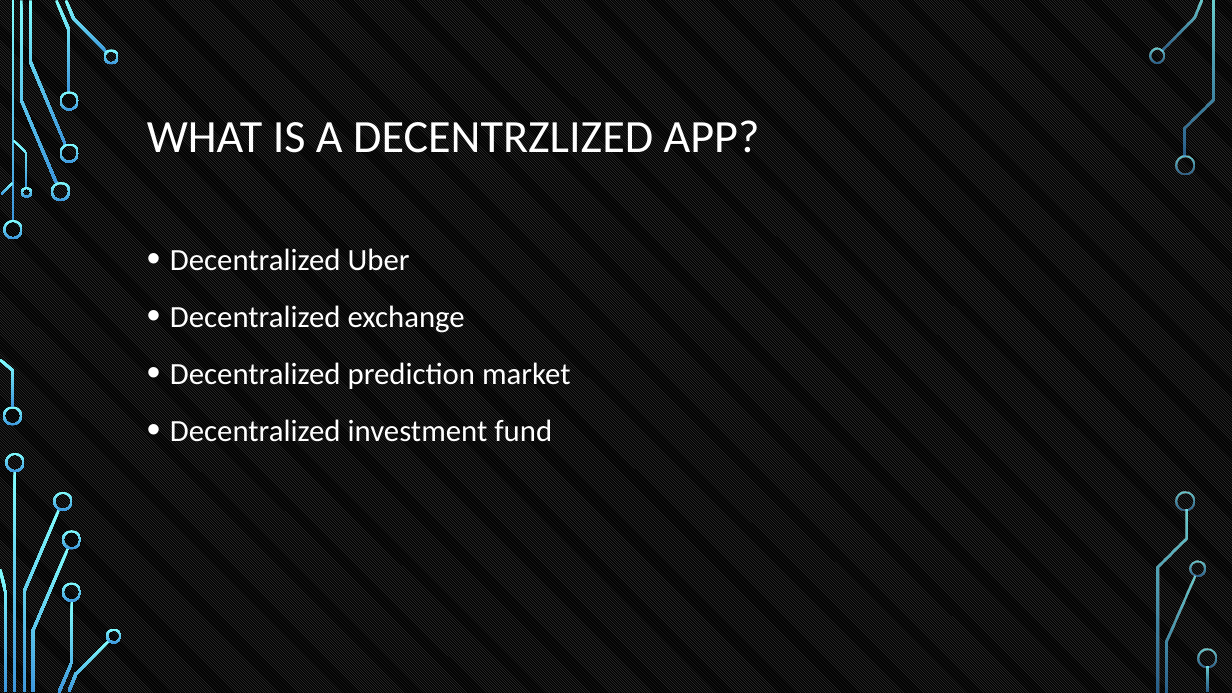
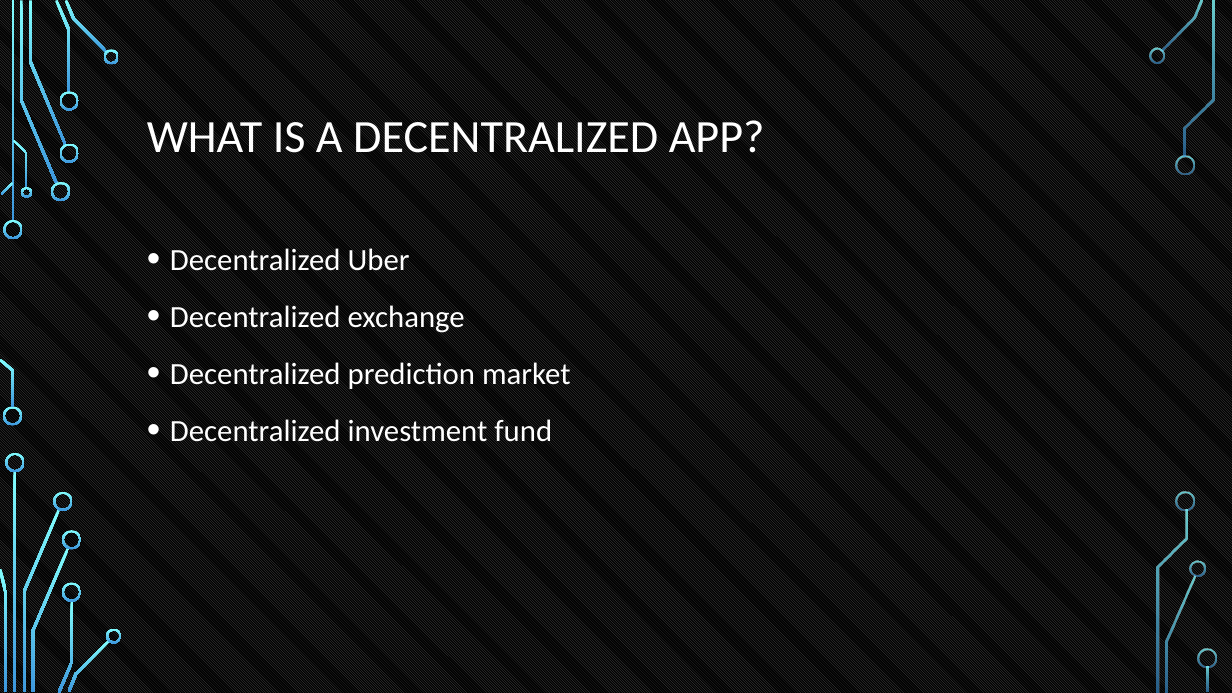
Before and after one commit to tokenika/tokenika.github.io, a slide deck: slide 23 of WarsawBlock.pptx. Drawn at 1232x693 pixels with LibreOffice and Linux fonts; fonts in the diff are those of the drawing; background and template pictures are left out. Boxes give left, top, right and bottom in pixels: in the first picture for what was removed or moved away, otherwise in the second. Text is boxed around its words. In the diff, an @@ line names an element or a change of style, - is before the commit and + after.

```diff
--- a/WarsawBlock.pptx
+++ b/WarsawBlock.pptx
@@ title at (x1=147, y1=120, x2=765, y2=153): text changed @@
-WHAT IS A DECENTRZLIZED APP?
+WHAT IS A DECENTRALIZED APP?
```
Also in this commit, not shown: 5 other slides changed, 6 slides removed, 3 other files.
